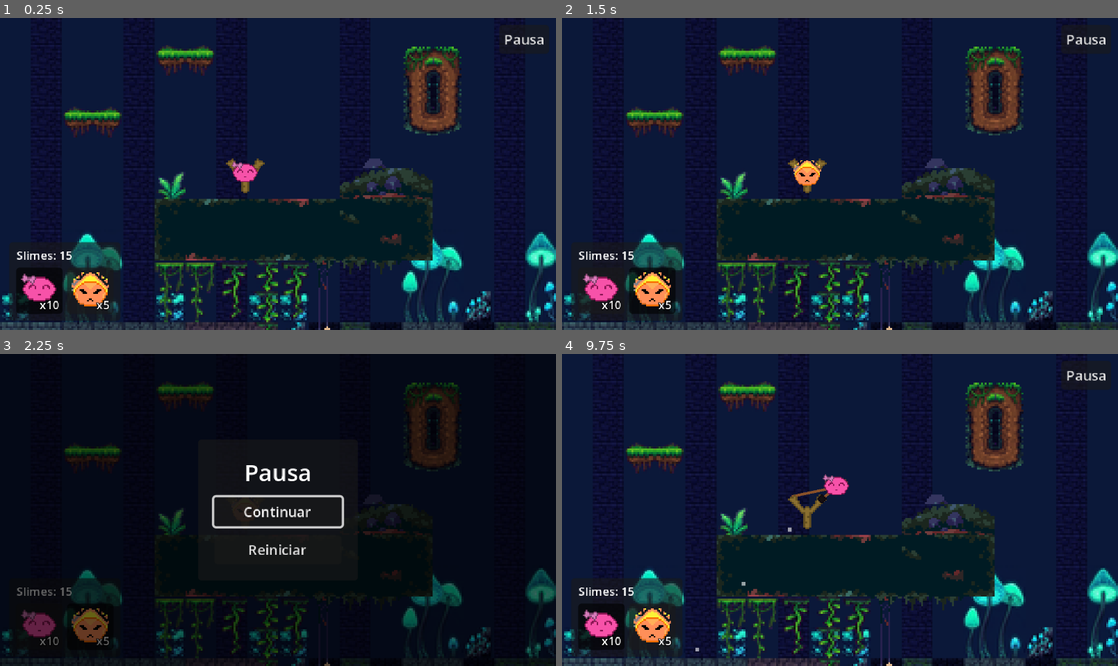
Above: before the commit, frames 1-4 (two rows, left to right).
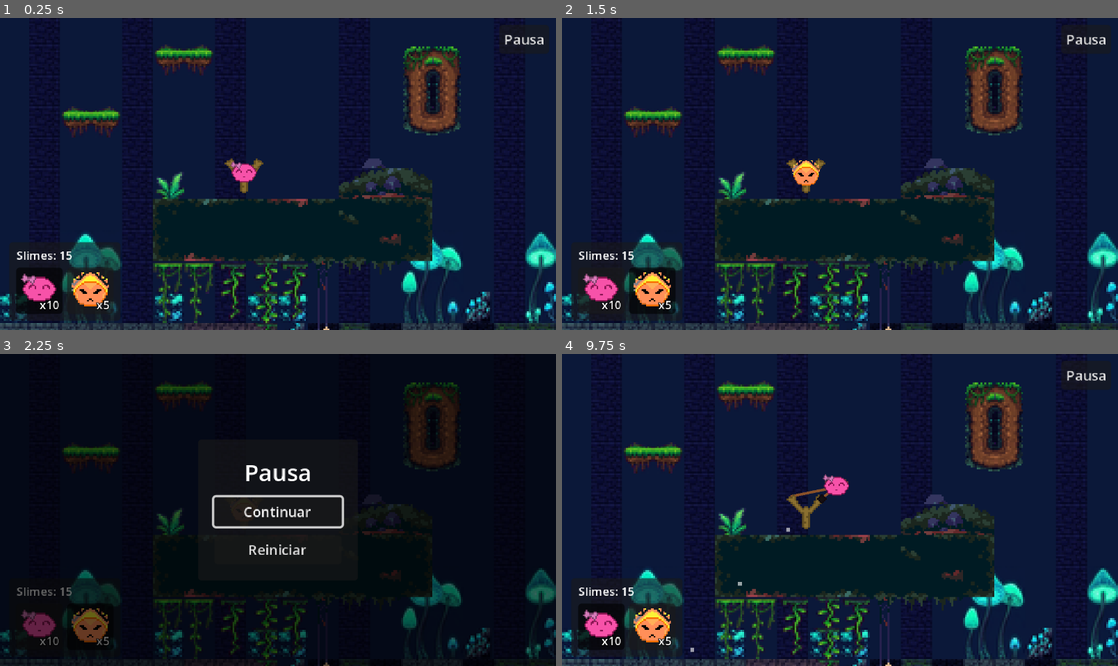
Above: after the commit, the same moments.

Repository: Navarro0k/Slimeterra
Game: Godot game, scene res://Scenes/Levels/jungleLevel.tscn
Same seed, same stepped clock (60 frames per second), same inputs: the game is played once before the commit and once after it.
Inputs (mouse positions are in pixels of both pictures, inside the frame that each line leads up to):
- Up to frame 1 (0.25 s): no input
- Up to frame 2 (1.5 s): click "x10" at 0.5 s; click "x5" at 1.25 s
- Up to frame 3 (2.25 s): click "Pausa" at 2 s
- Up to frame 4 (9.75 s): click "Reiniciar" at 2.75 s; click "x10" at 3.5 s; click "x5" at 4.25 s; click "Pausa" at 5 s; click "Reiniciar" at 5.75 s; click "x10" at 6.5 s; click "x5" at 7.25 s; click "Pausa" at 8 s; click "Reiniciar" at 8.75 s; tap Enter at 9.5 s; drag from (806, 510) to (895, 441) at 9.52 s

The runs differ from the first frame. In frame 1, 4.3% of the frame differs, in the area x 0-100%, y 0-100%; in frame 2, 4.4%; in frame 3, 0.9%; in frame 4, 4.4%.

Commit message:
Fix camera limits

Diff:
--- a/Scenes/Levels/Level_Ice.tscn
+++ b/Scenes/Levels/Level_Ice.tscn
@@ -3745,6 +3745,9 @@
 sources/5 = SubResource("TileSetAtlasSource_5sjxy")
 sources/6 = SubResource("TileSetAtlasSource_hbc57")
 
+[sub_resource type="RectangleShape2D" id="RectangleShape2D_44arf"]
+size = Vector2(313.5, 569)
+
 [node name="LevelIce" type="Node2D" unique_id=539677101]
 script = ExtResource("1_6073x")
 metadata/_edit_horizontal_guides_ = [-289.0]
@@ -3780,3 +3783,9 @@
 [node name="AudioStreamPlayer" type="AudioStreamPlayer" parent="." unique_id=246797248]
 stream = ExtResource("13_44arf")
 autoplay = true
+
+[node name="LimitesCamara" type="Area2D" parent="." unique_id=1792631318]
+
+[node name="CollisionShape2D" type="CollisionShape2D" parent="LimitesCamara" unique_id=1764099669]
+position = Vector2(-25.75, -182.5)
+shape = SubResource("RectangleShape2D_44arf")
--- a/Scenes/Levels/jungleLevel.tscn
+++ b/Scenes/Levels/jungleLevel.tscn
@@ -3931,6 +3931,9 @@
 sources/10 = SubResource("TileSetAtlasSource_xxmx2")
 sources/12 = SubResource("TileSetAtlasSource_h3wp1")
 
+[sub_resource type="RectangleShape2D" id="RectangleShape2D_wn07x"]
+size = Vector2(287, 927)
+
 [node name="LevelJungla" type="Node2D" unique_id=539677101]
 script = ExtResource("15_level")
 
@@ -3985,3 +3988,9 @@
 stream = ExtResource("17_d5yi4")
 volume_db = 2.0
 autoplay = true
+
+[node name="LimitesCamara" type="Area2D" parent="." unique_id=661558882]
+
+[node name="CollisionShape2D" type="CollisionShape2D" parent="LimitesCamara" unique_id=1955233700]
+position = Vector2(-47.5, -367.5)
+shape = SubResource("RectangleShape2D_wn07x")
--- a/Scripts/jungle_level.gd
+++ b/Scripts/jungle_level.gd
@@ -3,8 +3,6 @@
 ## y solo define con cuántos slimes cuenta.
 
 func _init() -> void:
-	# Límites del nivel: calculados con los tiles sólidos (cámara limitada y rebote del slime).
-	limites_automaticos = true
 	slimes_nivel = {
 		SlimeCatalogo.Tipo.BASE: 10,
 		SlimeCatalogo.Tipo.FUEGO: 5,
--- a/Scripts/level.gd
+++ b/Scripts/level.gd
@@ -20,21 +20,8 @@
 }
 
 @export_group("Límites del nivel")
-## Rectángulo del nivel en coordenadas del nivel. Si tiene tamaño, se usa tal cual.
-@export var limites: Rect2 = Rect2()
-## Sin límites manuales, los calcula con el dibujo del nivel (tiles visibles y sprites de fondo).
-@export var limites_automaticos: bool = false
-## Si está activo, ignora fondos y sprites y usa solo los tiles con colisión.
-@export var solo_tiles_solidos: bool = false
-## Margen extra (px) fuera del dibujo. Por defecto 0: los límites coinciden con el dibujo.
-@export var margen_izquierda: float = 0.0
-@export var margen_arriba: float = 0.0
-@export var margen_derecha: float = 0.0
-@export var margen_abajo: float = 0.0
-## Dibuja el marco de los límites (útil para ajustarlos).
 @export var mostrar_limites: bool = false
 
-## Límites en coordenadas globales (sin área = el nivel no tiene límites).
 var limites_globales: Rect2 = Rect2()
 
 @onready var slingshoot: Node2D = $Slingshoot
@@ -124,69 +111,35 @@
 	else:
 		pantalla.es_final_del_juego = true
 
-## Límites manuales o, si están activados, los del dibujo del nivel: el rectángulo que
-## engloba lo que realmente se ve (tiles visibles y sprites de fondo) más los márgenes.
+
 func _calcular_limites() -> Rect2:
-	if limites.has_area():
-		return Rect2(to_global(limites.position), limites.size)
-	if not limites_automaticos:
+	var colision := get_node_or_null(
+		"LimitesCamara/CollisionShape2D"
+	) as CollisionShape2D
+
+	if colision == null:
+		push_error(
+			"Falta LimitesCamara/CollisionShape2D en el nivel: " + name
+		)
 		return Rect2()
 
-	var area := Rect2()
-	var hay_dibujo := false
+	if not colision.shape is RectangleShape2D:
+		push_error(
+			"LimitesCamara debe usar RectangleShape2D en el nivel: " + name
+		)
+		return Rect2()
 
-	# Capas de tiles visibles (la capa de fondo oculta no cuenta).
-	for nodo in find_children("*", "TileMapLayer", true, false):
-		var capa := nodo as TileMapLayer
-		if capa.tile_set == null or not capa.is_visible_in_tree():
-			continue
-		if solo_tiles_solidos and capa.tile_set.get_physics_layers_count() == 0:
-			continue
-		var celdas := capa.get_used_rect()
-		if celdas.size == Vector2i.ZERO:
-			continue
-		var mitad := Vector2(capa.tile_set.tile_size) * 0.5
-		var desde := capa.to_global(capa.map_to_local(celdas.position) - mitad)
-		var hasta := capa.to_global(capa.map_to_local(celdas.end - Vector2i.ONE) + mitad)
-		area = Rect2(desde, hasta - desde) if not hay_dibujo else area.merge(Rect2(desde, hasta - desde))
-		hay_dibujo = true
+	var rectangulo := colision.shape as RectangleShape2D
+	var tamano: Vector2 = rectangulo.size * colision.global_scale.abs()
 
-	# Sprites de fondo visibles (con su escala, posición y recorte reales).
-	if not solo_tiles_solidos:
-		for nodo in find_children("*", "Sprite2D", true, false):
-			var sprite := nodo as Sprite2D
-			if sprite.texture == null or not sprite.is_visible_in_tree() or _es_dinamico(sprite):
-				continue
-			var rect_sprite := _rect_global(sprite)
-			area = rect_sprite if not hay_dibujo else area.merge(rect_sprite)
-			hay_dibujo = true
+	if tamano.x <= 0.0 or tamano.y <= 0.0:
+		push_error("El rectángulo de límites tiene tamaño inválido.")
+		return Rect2()
 
-	if not hay_dibujo:
-		return Rect2()
-	area = area.expand(slingshoot.global_position) # La resortera siempre queda dentro.
-	return area.grow_individual(margen_izquierda, margen_arriba, margen_derecha, margen_abajo)
+	var origen: Vector2 = colision.global_position - tamano / 2.0
 
-## Rectángulo global que ocupa un sprite (caja que engloba a sus cuatro esquinas).
-func _rect_global(sprite: Sprite2D) -> Rect2:
-	var local := sprite.get_rect()
-	var t := sprite.global_transform
-	var esquinas := [
-		t * local.position, t * Vector2(local.end.x, local.position.y),
-		t * local.end, t * Vector2(local.position.x, local.end.y),
-	]
-	var rect := Rect2(esquinas[0], Vector2.ZERO)
-	for punto in esquinas:
-		rect = rect.expand(punto)
-	return rect
+	return Rect2(origen, tamano)
 
-## Lo que se mueve o no es escenario (la resortera, plataformas móviles, UI) no define el dibujo.
-func _es_dinamico(nodo: Node) -> bool:
-	var actual := nodo.get_parent()
-	while actual != null and actual != self:
-		if actual == slingshoot or actual is CollisionObject2D or actual is CanvasLayer:
-			return true
-		actual = actual.get_parent()
-	return false
 
 func _crear_marco_limites() -> void:
 	if not limites_globales.has_area():
--- a/Scripts/level_ice.gd
+++ b/Scripts/level_ice.gd
@@ -4,7 +4,6 @@
 
 func _init() -> void:
 	# Límites del nivel: calculados con los tiles sólidos (cámara limitada y rebote del slime).
-	limites_automaticos = true
 	slimes_nivel = {
 		SlimeCatalogo.Tipo.BASE: 10,
 		SlimeCatalogo.Tipo.FUEGO: 5,
Not shown, added: Scenes.zip
